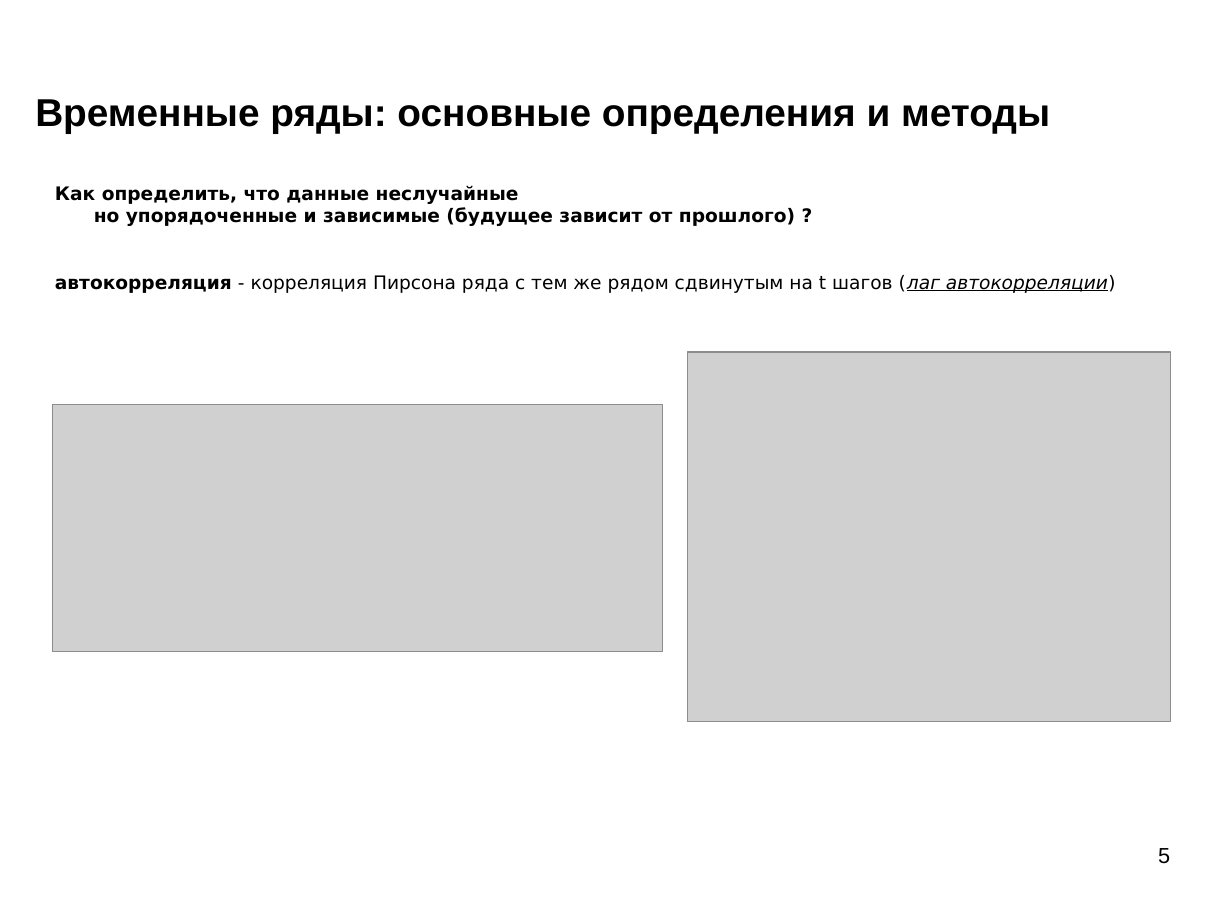
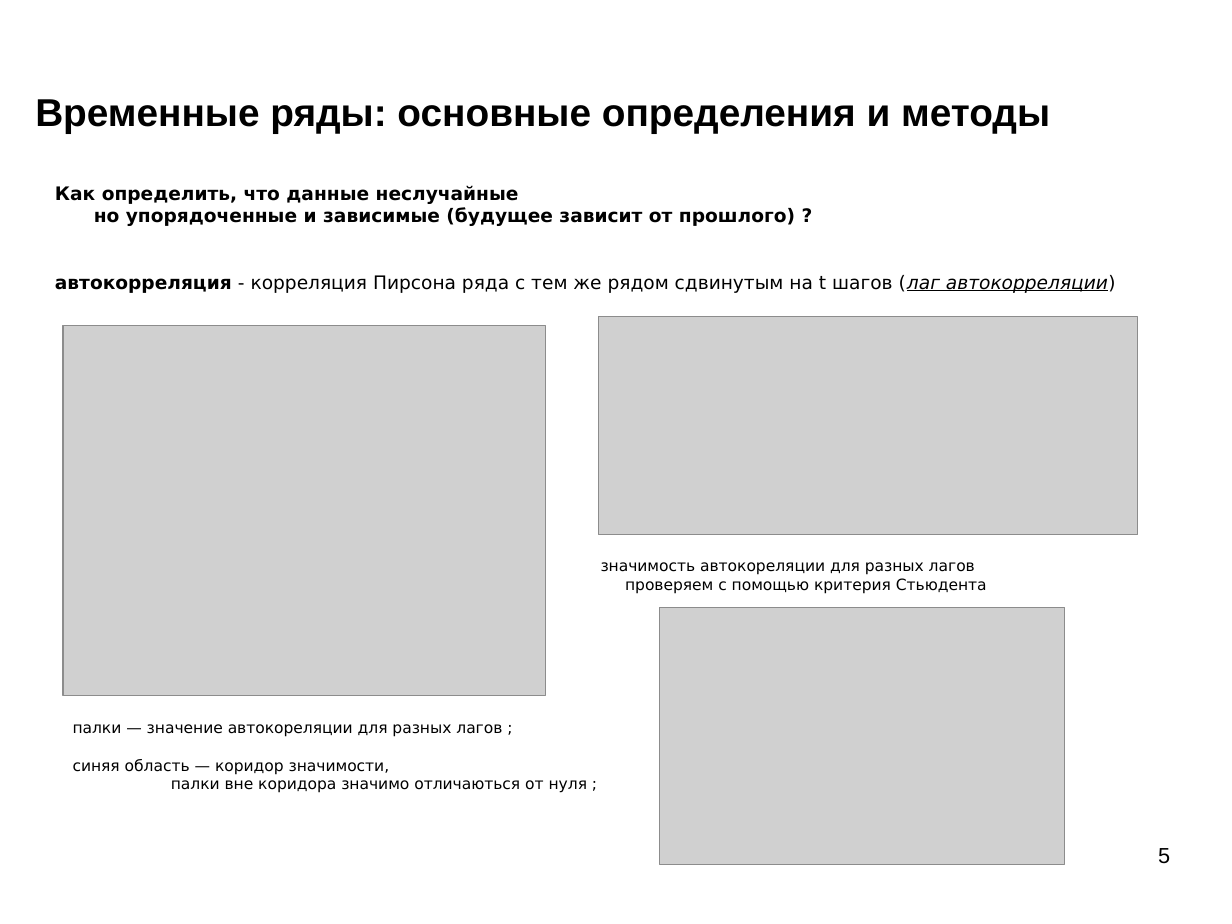
Before and after one commit to mechanoid5/ml_lectorium_2024_I, a slide deck: slide 5 of 22-time-series.odp. Drawn at 1232x924 pixels with LibreOffice and Linux fonts; fonts in the diff are those of the drawing; grey boxes stand for pictures; background and template pictures are left out. Boxes give left, top, right and bottom in pixels: in the first picture for what was removed or moved away, otherwise in the second. Text is boxed around its words. In the diff, an @@ line names an element or a change of style, - is before the commit and + after.

```diff
--- a/22-time-series.odp
+++ b/22-time-series.odp
@@ picture: place and size @@
-picture at (688,352,1171,722)
+picture at (63,325,546,695)
@@ picture: place and size @@
-picture at (53,405,663,651)
+picture at (598,316,1138,534)
@@ text added at (601,562,987,594), 10 pt, text #000000 @@
+значимость автокореляции для разных лагов
+проверяем с помощью критерия Стьюдента
@@ picture added at (661,607,1065,864) @@
@@ text added at (73,724,587,793), 10 pt, text #000000 @@
+палки — значение автокореляции для разных лагов ;
+синяя область — коридор значимости,
+палки вне коридора значимо отличаються от нуля ;
```
Also in this commit, not shown: 6 other slides changed, 3 slides added, 3 other files.
